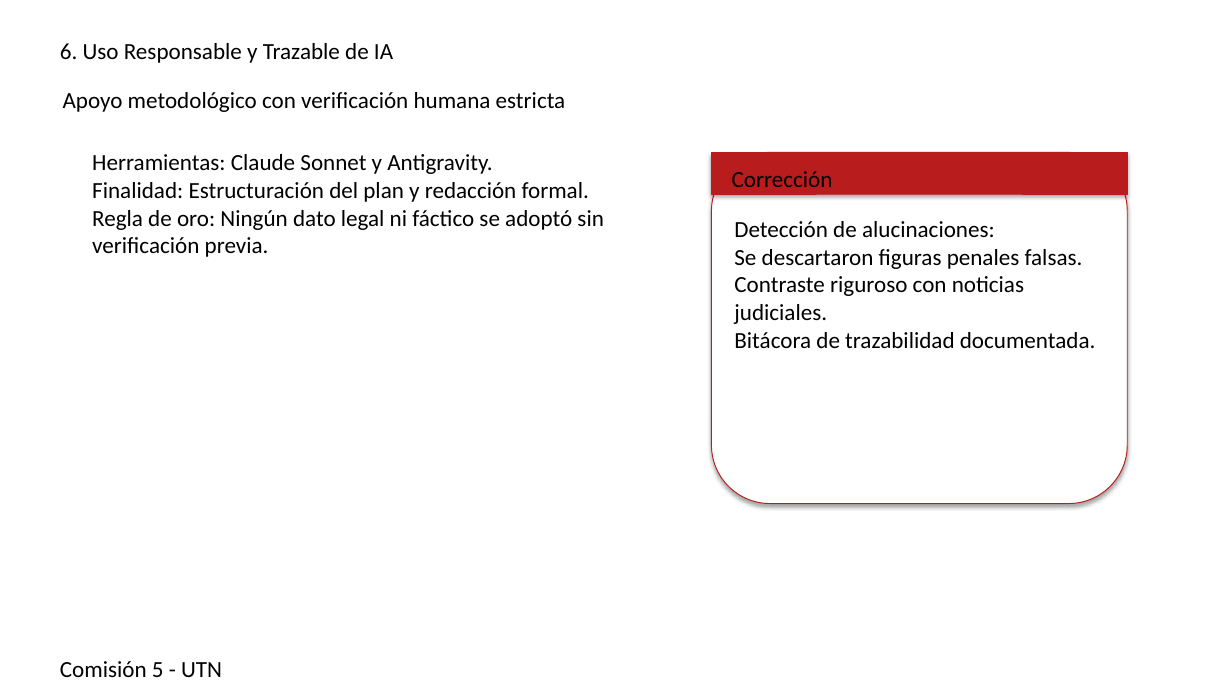
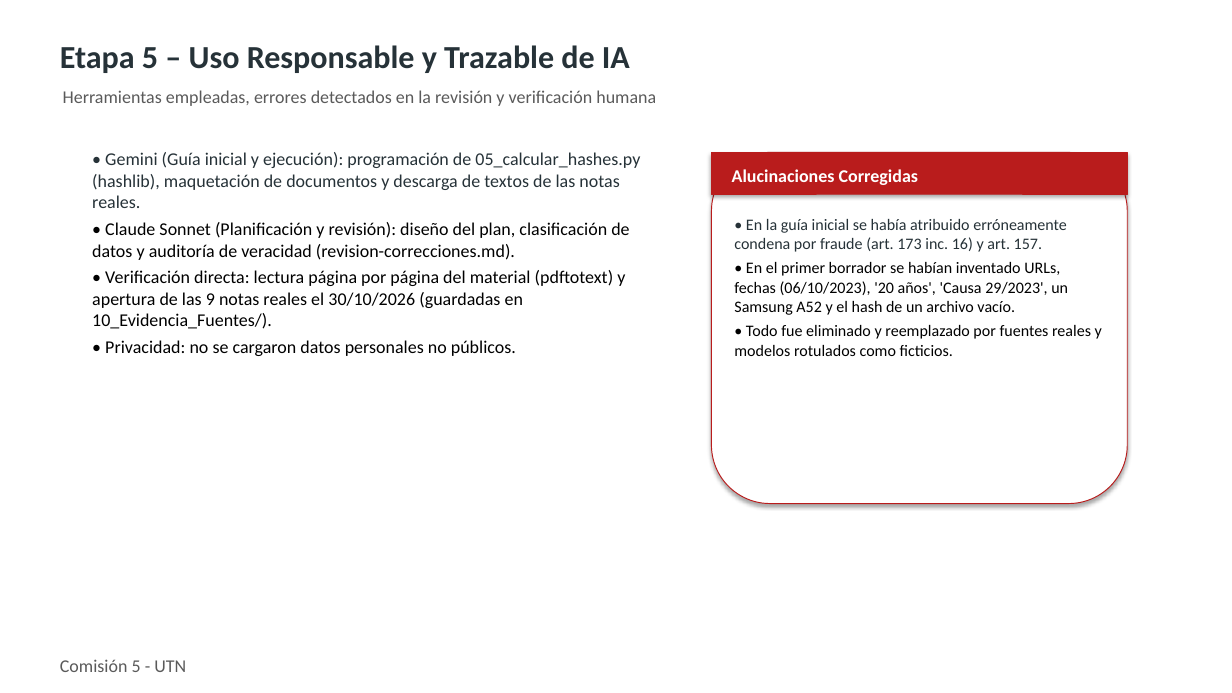
Before and after one commit to GonzaVega/TPI-Legislacion, a slide deck: slide 7 of resolucion-consignas/presentacion-y-guion/Presentacion_TPI_Eje1.pptx. Drawn at 1232x693 pixels with LibreOffice and Linux fonts; fonts in the diff are those of the drawing. Boxes give left, top, right and bottom in pixels: in the first picture for what was removed or moved away, otherwise in the second. Text is boxed around its words. In the diff, an @@ line names an element or a change of style, - is before the commit and + after.

Commit message:
Primera version del TPI

```diff
--- a/resolucion-consignas/presentacion-y-guion/Presentacion_TPI_Eje1.pptx
+++ b/resolucion-consignas/presentacion-y-guion/Presentacion_TPI_Eje1.pptx
@@ text at [60,45,630,73]: text changed; size 18 to 25 pt; text colour #000000 to #263238; bold on @@
-6. Uso Responsable y Trazable de IA
+Etapa 5 – Uso Responsable y Trazable de IA
@@ text at [63,90,656,106]: text changed; size 18 to 14 pt; text colour #000000 to #5A5A5A @@
-Apoyo metodológico con verificación humana estricta
+Herramientas empleadas, errores detectados en la revisión y verificación humana
@@ text at [92,152,640,356]: text changed; size 18 to 14 pt @@
-Herramientas: Claude Sonnet y Antigravity.
-Finalidad: Estructuración del plan y redacción formal.
-Regla de oro: Ningún dato legal ni fáctico se adoptó sin verificación previa.
+• Gemini (Guía inicial y ejecución): programación de 05_calcular_hashes.py (hashlib), maquetación de documentos y descarga de textos de las notas reales.
+• Claude Sonnet (Planificación y revisión): diseño del plan, clasificación de datos y auditoría de veracidad (revision-correcciones.md).
+• Verificación directa: lectura página por página del material (pdftotext) y apertura de las 9 notas reales el 30/10/2026 (guardadas en 10_Evidencia_Fuentes/).
+• Privacidad: no se cargaron datos personales no públicos.
@@ text at [732,169,918,185]: text changed; size 18 to 14 pt; text colour #000000 to #FFFFFF; bold on @@
-Corrección
+Alucinaciones Corregidas
@@ text at [734,219,1102,356]: text changed; size 18 to 12.5 pt @@
-Detección de alucinaciones:
-Se descartaron figuras penales falsas.
-Contraste riguroso con noticias judiciales.
-Bitácora de trazabilidad documentada.
+• En la guía inicial se había atribuido erróneamente condena por fraude (art. 173 inc. 16) y art. 157.
+• En el primer borrador se habían inventado URLs, fechas (06/10/2023), '20 años', 'Causa 29/2023', un Samsung A52 y el hash de un archivo vacío.
+• Todo fue eliminado y reemplazado por fuentes reales y modelos rotulados como ficticios.
@@ text "Comisión 5 - UTN" at [60,659,186,672]: size 18 to 14 pt, text colour #000000 to #5A5A5A; more space between paragraphs @@
```
Also in this commit, not shown: 8 other slides changed, 1 slide added, 1 slide removed, 34 other files.
